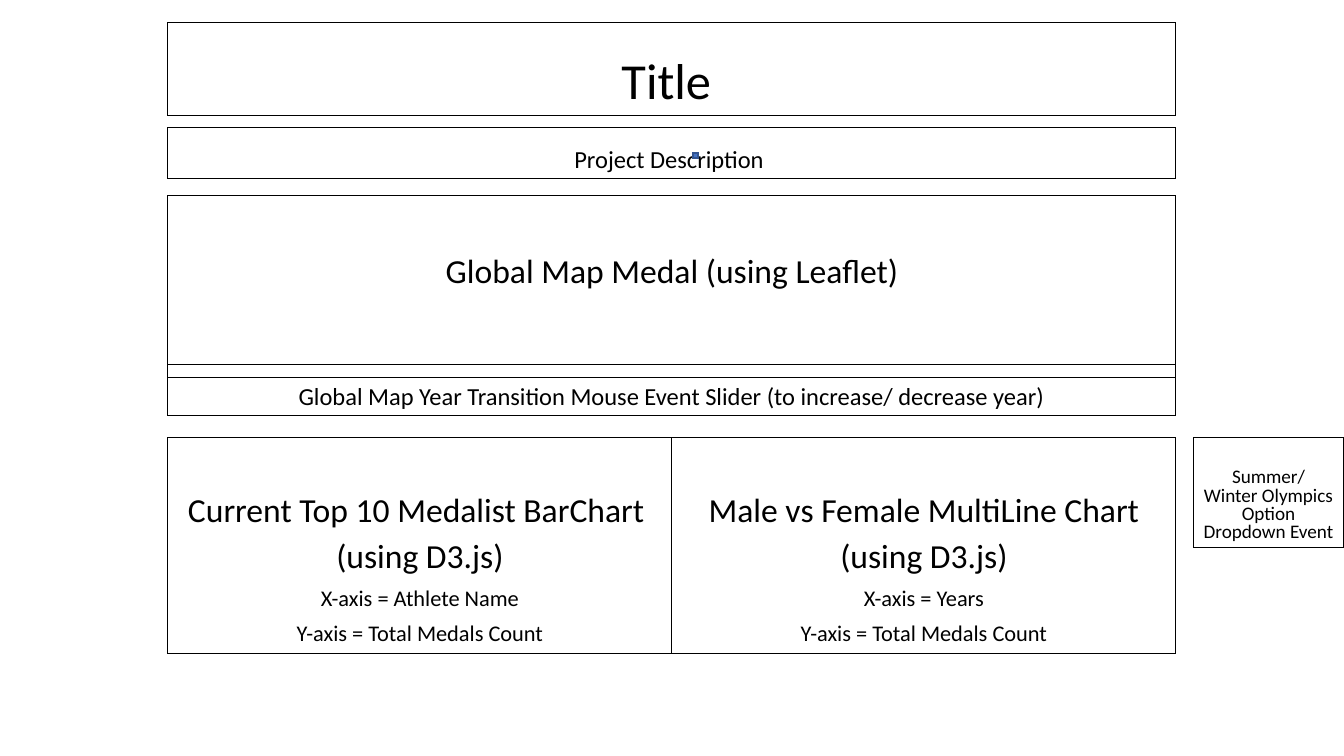
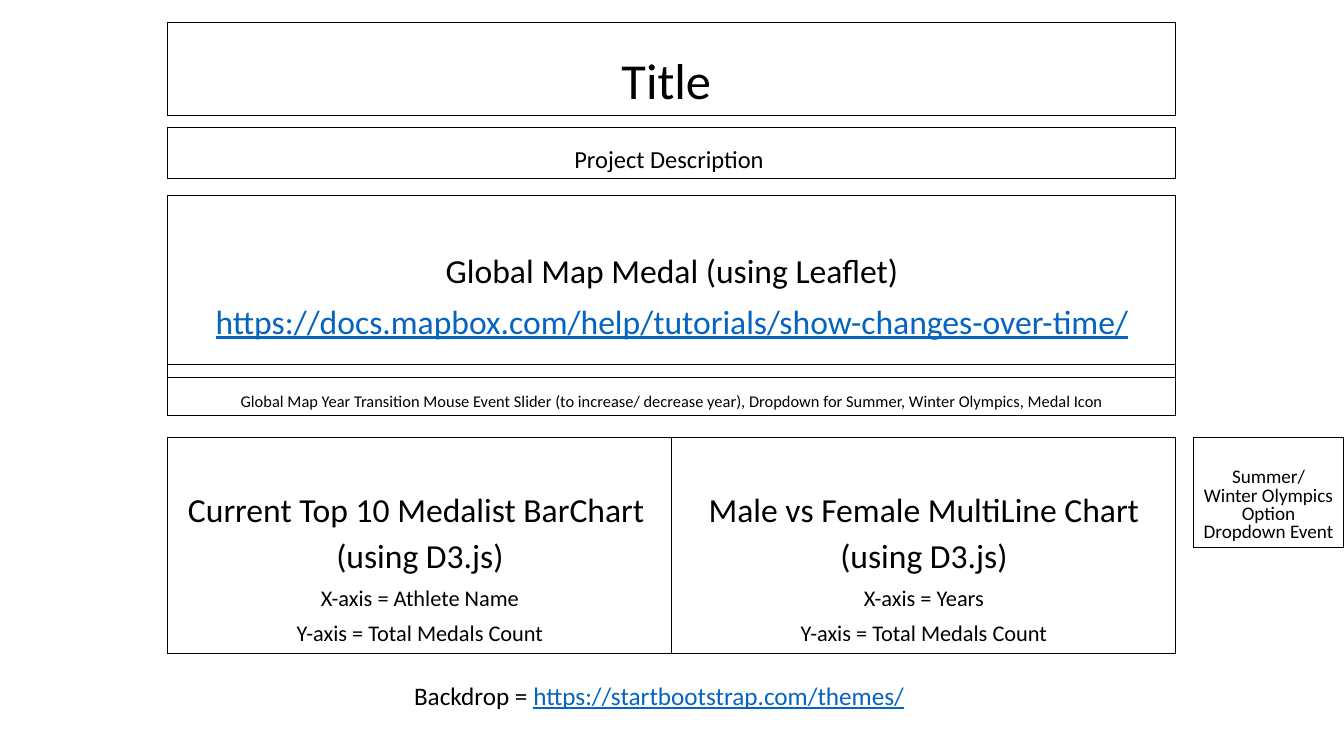
Before and after one commit to prakashbalasubramaniam/Project2, a slide deck: slide 1 of HTML_Template_Layout.pptx. Drawn at 1344x756 pixels with LibreOffice and Linux fonts; fonts in the diff are those of the drawing. Boxes give left, top, right and bottom in pixels: in the first picture for what was removed or moved away, otherwise in the second. Text is boxed around its words. In the diff, an @@ line names an element or a change of style, - is before the commit and + after.

```diff
--- a/HTML_Template_Layout.pptx
+++ b/HTML_Template_Layout.pptx
@@ rectangle removed at bbox=[693, 153, 698, 158] @@
@@ subtitle at bbox=[216, 310, 1128, 340]: paragraph added @@
+https://docs.mapbox.com/help/tutorials/show-changes-over-time/
@@ text in rectangle at bbox=[241, 395, 1102, 410]: text changed; size 17.6 to 11.7 pt @@
-Global Map Year Transition Mouse Event Slider (to increase/ decrease year)
+Global Map Year Transition Mouse Event Slider (to increase/ decrease year), Dropdown for Summer, Winter Olympics, Medal Icon
@@ text added at bbox=[414, 687, 904, 709], 18 pt, text #0563C1, underline @@
+Backdrop = https://startbootstrap.com/themes/
```
Also in this commit, not shown: 4 other files.
